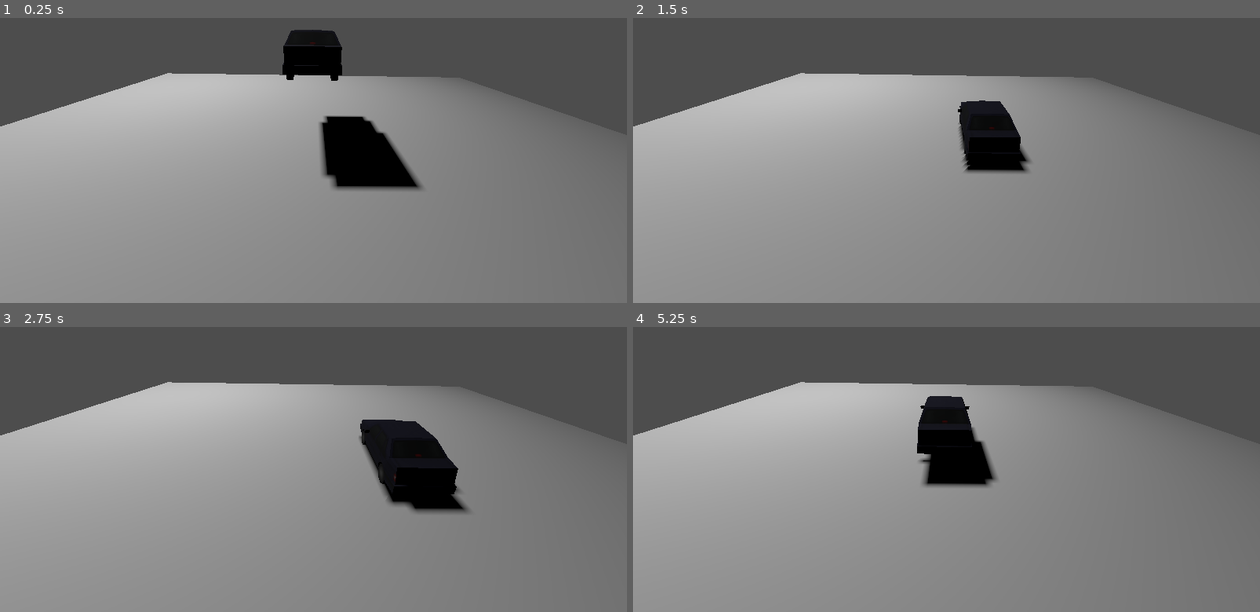
Above: before the commit, frames 1-4 (two rows, left to right).
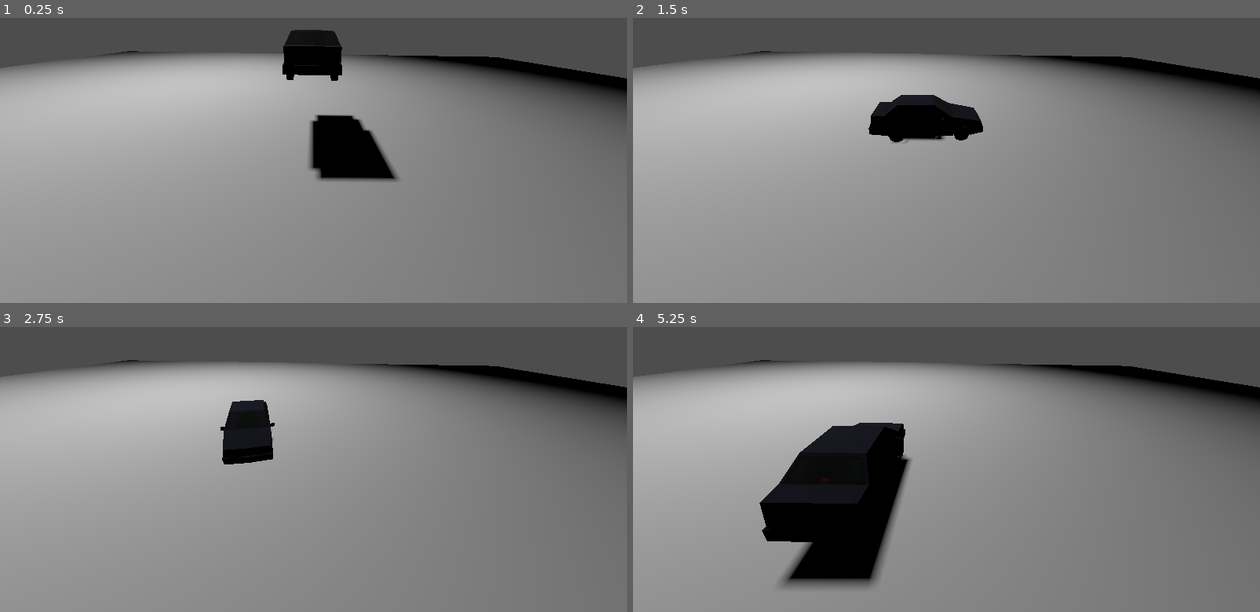
Above: after the commit, the same moments.

Repository: hypercomrade/psx-racer
Game: Godot game, scene res://world.tscn
Same seed, same stepped clock (60 frames per second), same inputs: the game is played once before the commit and once after it.
Inputs:
- Up to frame 1 (0.25 s): no input
- Up to frame 2 (1.5 s): tap Enter (ui_accept) at 0.5, 0.77 s; hold D (right) 0.53-1.28 s; hold S (reverse) from 1.28 s (still down)
- Up to frame 3 (2.75 s): tap Enter (ui_accept) at 1.52 s; release S (reverse) at 2.03 s; hold D (right) from 2.03 s (still down)
- Up to frame 4 (5.25 s): release D (right) at 2.78 s; hold W (forward) 2.78-3.53 s; tap Enter (ui_accept) at 3.02, 3.77, 4.52 s; hold A (left) 3.53-5.03 s; hold S (reverse) from 5.03 s (still down)

The runs differ from the first frame. In frame 1, 9.4% of the frame differs, in the area x 0-100%, y 11-61%; in frame 2, 12%; in frame 3, 14%; in frame 4, 21%, in the area x 0-100%, y 11-92%.

Commit message:
Change car directions etc

Diff:
--- a/character_body_3d.gd
+++ b/character_body_3d.gd
@@ -1,9 +1,10 @@
 extends CharacterBody3D
 
 # Movement variables
-@export var speed: float = 3.0
+@export var speed: float = 5.0
 @export var jump_force: float = 4.5
 @export var gravity: float = 9.8
+@export var turn_speed: float = 2.0  # How fast the car turns
 
 func _ready():
 	# Make sure the character starts on the ground
@@ -18,31 +19,32 @@
 	if Input.is_action_just_pressed("ui_accept") and is_on_floor():
 		velocity.y = jump_force
 
-	# Get input direction using your custom actions
-	var input_dir = Vector3.ZERO
+	# Get forward/backward input
+	var move_input = Vector3.ZERO
 
 	# Forward/Reverse (Z-axis)
 	if Input.is_action_pressed("forward"):
-		input_dir.z += 1
+		move_input.z += 1
 	if Input.is_action_pressed("reverse"):
-		input_dir.z -= 1
+		move_input.z -= 1
 
-	# Left/Right (X-axis)
+	# Handle turning (left/right)
+	var turn_input = 0.0
 	if Input.is_action_pressed("left"):
-		input_dir.x += 1
+		turn_input += 1
 	if Input.is_action_pressed("right"):
-		input_dir.x -= 1
+		turn_input -= 1
 
-	# Normalize the input direction to prevent faster diagonal movement
-	if input_dir.length() > 0:
-		input_dir = input_dir.normalized()
+	# Apply rotation
+	if turn_input != 0:
+		rotate_y(turn_input * turn_speed * delta)
 
-	# Convert input to movement direction relative to character's rotation
+	# Convert forward/backward input to movement direction
 	var direction = Vector3.ZERO
-	if input_dir.length() > 0:
-		direction = (transform.basis * Vector3(input_dir.x, 0, input_dir.z)).normalized()
+	if move_input.length() > 0:
+		direction = (transform.basis * Vector3(0, 0, move_input.z)).normalized()
 
-	# Apply movement
+	# Apply movement (only forward/backward, no strafing)
 	if direction:
 		velocity.x = direction.x * speed
 		velocity.z = direction.z * speed
--- a/pc.tscn
+++ b/pc.tscn
@@ -11,12 +11,6 @@
 [node name="CharacterBody3D" type="CharacterBody3D" parent="."]
 script = ExtResource("2_crfiw")
 
-[node name="Camera3D" type="Camera3D" parent="CharacterBody3D"]
-transform = Transform3D(-0.99987316, 0.012054846, 0.010410617, 0.015360132, 0.90272576, 0.42994225, -0.0042150444, 0.43004763, -0.9027964, 0.016781926, 4.311693, -5.8163424)
-top_level = true
-fov = 80.2
-near = 0.019
-
 [node name="CollisionShape3D" type="CollisionShape3D" parent="CharacterBody3D"]
 transform = Transform3D(1, 0, 0, 0, 1, 0, 0, 0, 1, 0.10272169, 1.0223707, 0.120476484)
 shape = SubResource("BoxShape3D_crfiw")
@@ -26,3 +20,9 @@
 gi_mode = 2
 mesh = ExtResource("1_ukbfy")
 skeleton = NodePath("../..")
+
+[node name="Camera3D" type="Camera3D" parent="CharacterBody3D/MeshInstance3D"]
+transform = Transform3D(-0.99987316, 0.012054846, 0.010410617, 0.015360132, 0.90272576, 0.42994225, -0.0042150444, 0.43004763, -0.9027964, 0.016781926, 4.311693, -5.8163424)
+top_level = true
+fov = 80.2
+near = 0.019
--- a/project.godot
+++ b/project.godot
@@ -10,7 +10,7 @@
 
 [application]
 
-config/name="New Game Project"
+config/name="psx"
 run/main_scene="uid://mgp02mkor0at"
 config/features=PackedStringArray("4.5", "Forward Plus")
 config/icon="res://icon.svg"
--- a/world.tscn
+++ b/world.tscn
@@ -6,13 +6,13 @@
 vertex_color_use_as_albedo = true
 
 [sub_resource type="BoxMesh" id="BoxMesh_gv5m4"]
-lightmap_size_hint = Vector2i(404, 216)
+lightmap_size_hint = Vector2i(904, 466)
 material = SubResource("StandardMaterial3D_f3sb7")
 add_uv2 = true
-size = Vector3(40, 1, 40)
+size = Vector3(90, 1, 90)
 
 [sub_resource type="BoxShape3D" id="BoxShape3D_gv5m4"]
-size = Vector3(29.576294, 2.250122, 32.62976)
+size = Vector3(89.095535, 2.250122, 90.33266)
 
 [node name="world" type="Node3D"]
 
@@ -25,7 +25,7 @@
 mesh = SubResource("BoxMesh_gv5m4")
 
 [node name="CollisionShape3D" type="CollisionShape3D" parent="StaticBody3D"]
-transform = Transform3D(1, 0, 0, 0, 1, 0, 0, 0, 1, -1.2257042, -2.727202, -0.31011963)
+transform = Transform3D(1, 0, 0, 0, 1, 0, 0, 0, 1, -0.3405342, -2.727202, 3.0917587)
 shape = SubResource("BoxShape3D_gv5m4")
 debug_color = Color(0.88574857, 0.24311858, 0.5745564, 0.41960785)
 
